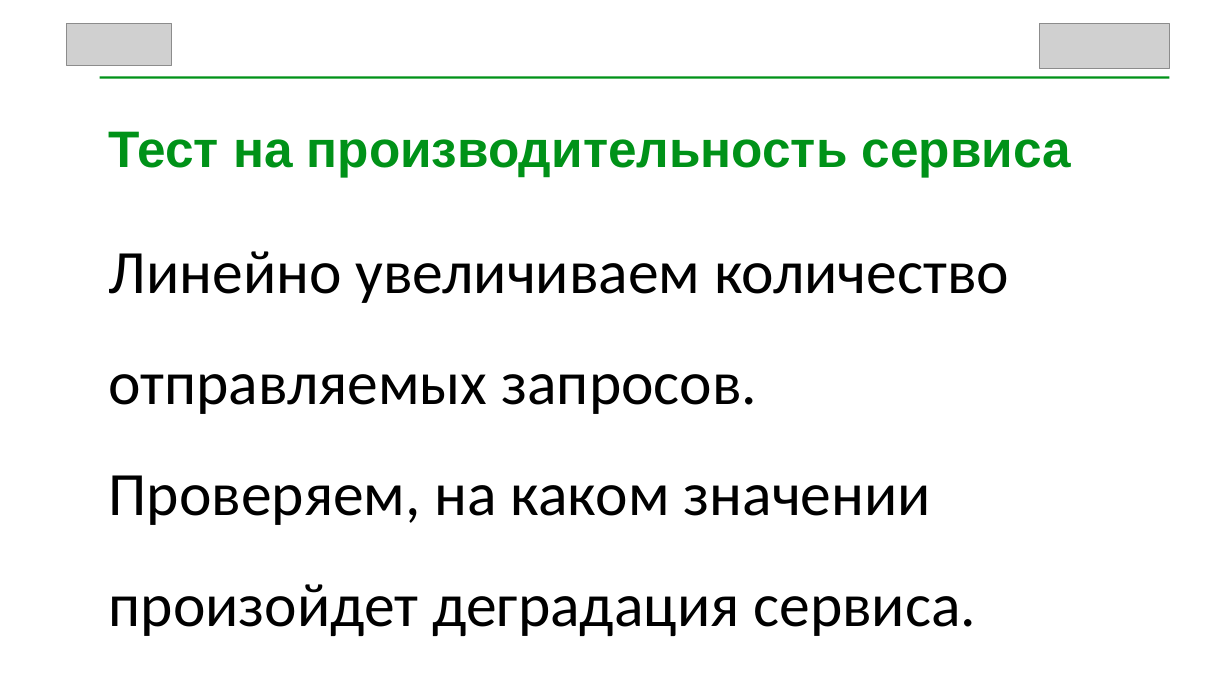
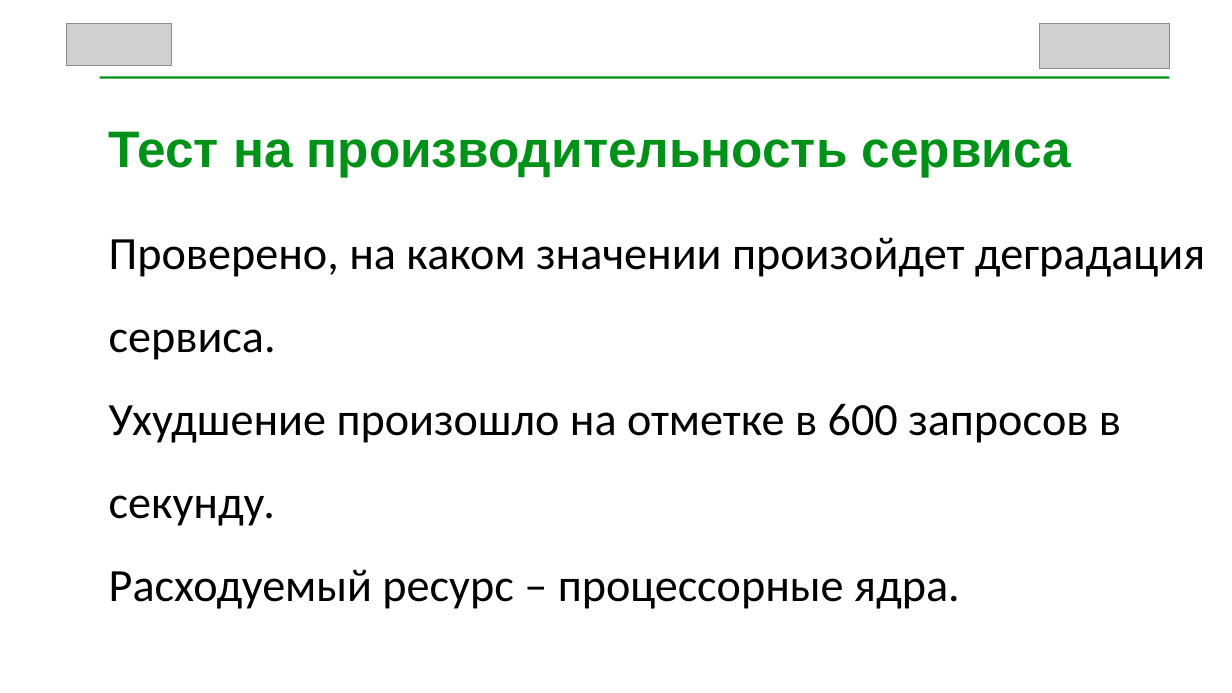
Before and after one commit to SilversShade/diplom-epta, a slide deck: slide 5 of Slides.pptx (slide 10 before the commit). Drawn at 1232x693 pixels with LibreOffice and Linux fonts; fonts in the diff are those of the drawing; grey boxes stand for pictures. Boxes give left, top, right and bottom in pixels: in the first picture for what was removed or moved away, otherwise in the second. Text is boxed around its words. In the diff, an @@ line names an element or a change of style, - is before the commit and + after.

```diff
--- a/Slides.pptx
+++ b/Slides.pptx
@@ text at (x1=109, y1=237, x2=1205, y2=609): text changed; size 48 to 36 pt @@
-Линейно увеличиваем количество отправляемых запросов.
-Проверяем, на каком значении произойдет деградация сервиса.
+Проверено, на каком значении произойдет деградация сервиса.
+Ухудшение произошло на отметке в 600 запросов в секунду.
+Расходуемый ресурс – процессорные ядра.
```
Also in this commit, not shown: 9 other slides changed, 1 slide added, 12 slides removed.
